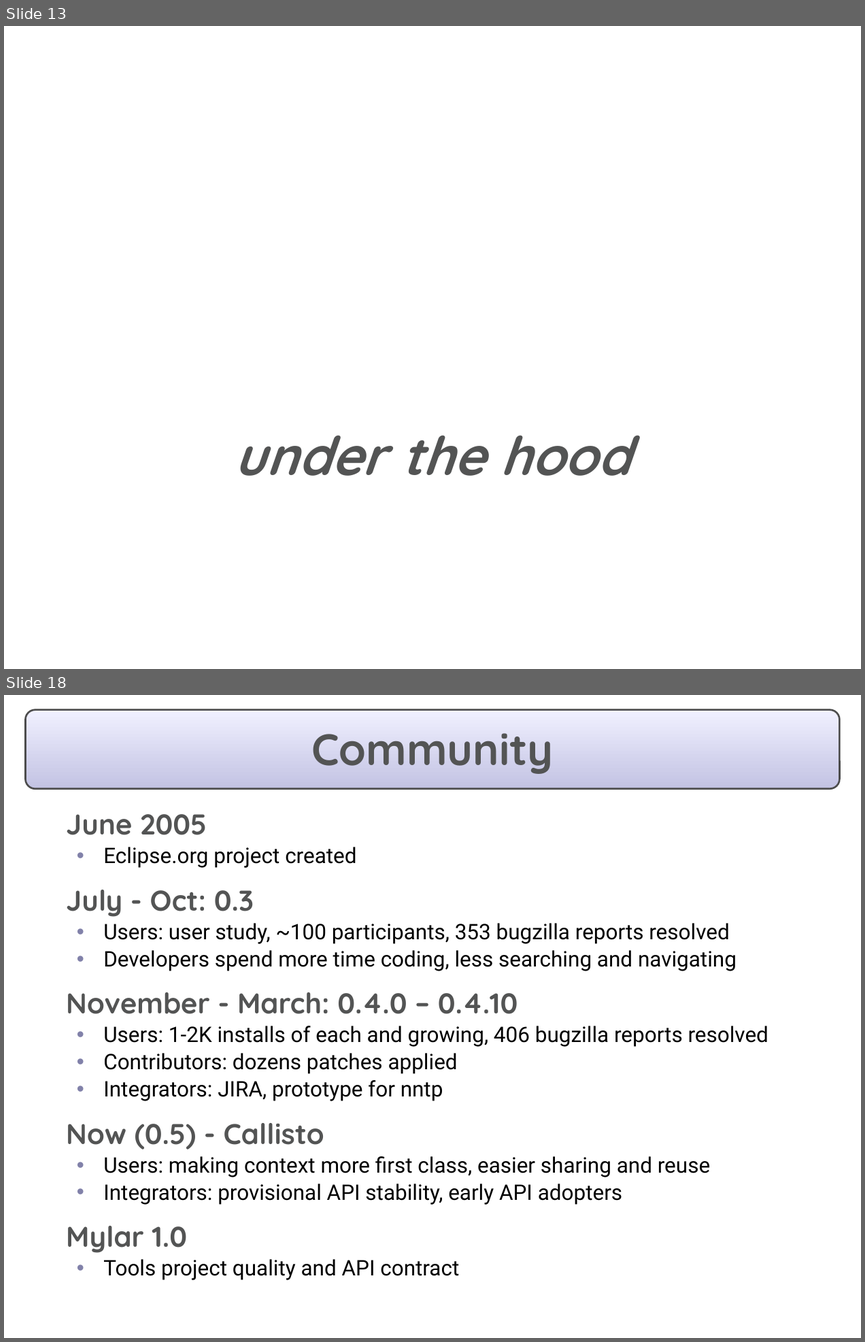
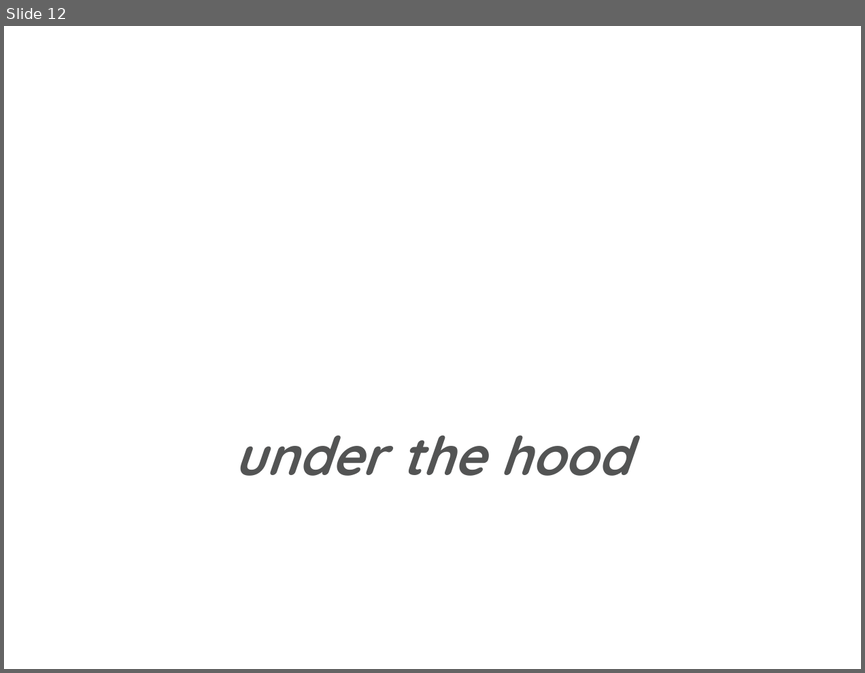
Before and after one commit to eclipse-mylyn/mylyn-website, a slide deck: publications/2006-10-mylar-webinar.ppt. Shown one above the other, each under a label of ours: slides 13 and 18 before the commit, slide 12 after it; the slides between them are not shown. The pictures are 865x1342 and 865x673 pixels, drawn with LibreOffice and Linux fonts; fonts in the diff are those of the drawing; background and template pictures are left out. Boxes give left, top, right and bottom in pixels: in the first picture for what was removed or moved away, otherwise in the second. Text is boxed around its words. In the diff, an @@ line names an element or a change of style, - is before the commit and + after.

```diff
--- a/publications/2006-10-mylar-webinar.ppt
+++ b/publications/2006-10-mylar-webinar.ppt
@@ slide 18 removed at box(4, 695, 861, 1338), background #FFFFFF @@
@@ rounded rectangle removed at box(26, 709, 839, 788) @@
@@ title removed at box(311, 733, 553, 774) @@
-Community
@@ text removed at box(66, 814, 768, 1280) @@
-  June 2005
-  • Eclipse.org project created
-  July - Oct: 0.3
-  • Users: user study, ~100 participants, 353 bugzilla reports resolved
-  • Developers spend more time coding, less searching and navigating
-  November - March: 0.4.0 – 0.4.10
-  • Users: 1-2K installs of each and growing, 406 bugzilla reports resolved
-  • Contributors: dozens patches applied
-  • Integrators: JIRA, prototype for nntp
-  Now (0.5) - Callisto
-  • Users: making context more first class, easier sharing and reuse
-  • Integrators: provisional API stability, early API adopters
-  Mylar 1.0
-  • Tools project quality and API contract
@@ what was slide 13 is now slide 12 @@
```
Also in this commit, not shown: 10 slides changed, 3 slides added, 3 other slides removed, 1 other file.
